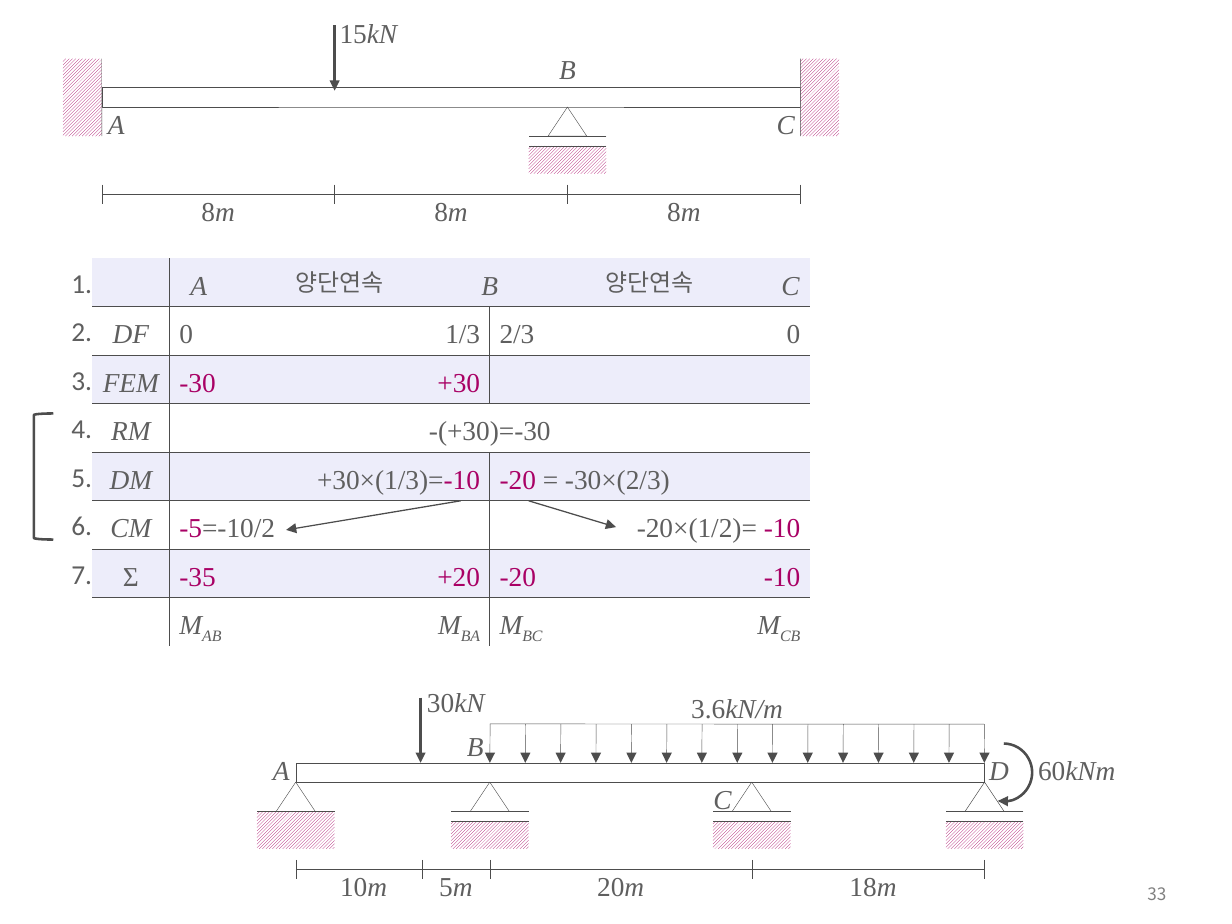
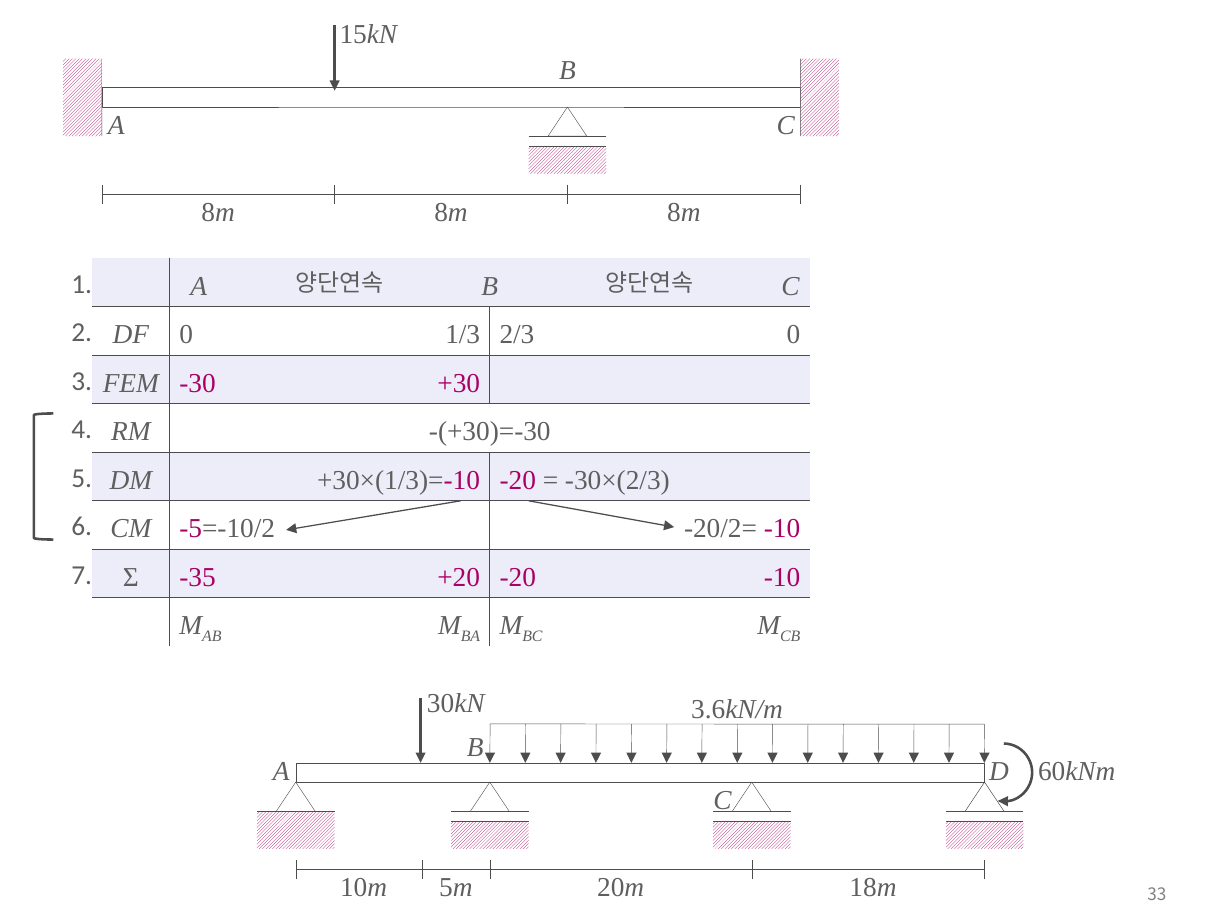
Before and after one commit to ironbell87/structural_analysis, a slide deck: slide 33 of figures.pptx. Drawn at 1232x924 pixels with LibreOffice and Linux fonts; fonts in the diff are those of the drawing. Boxes give left, top, right and bottom in pixels: in the first picture for what was removed or moved away, otherwise in the second. Text is boxed around its words. In the diff, an @@ line names an element or a change of style, - is before the commit and + after.

```diff
--- a/figures.pptx
+++ b/figures.pptx
@@ arrow moved from (529, 500) - (616, 527) to (529, 500) - (674, 527) @@
@@ text at <box>684,519,800,538</box>: text changed @@
--20×(1/2)= -10
+-20/2= -10
```
Also in this commit, not shown: 6 other slides changed, 11 other files.
